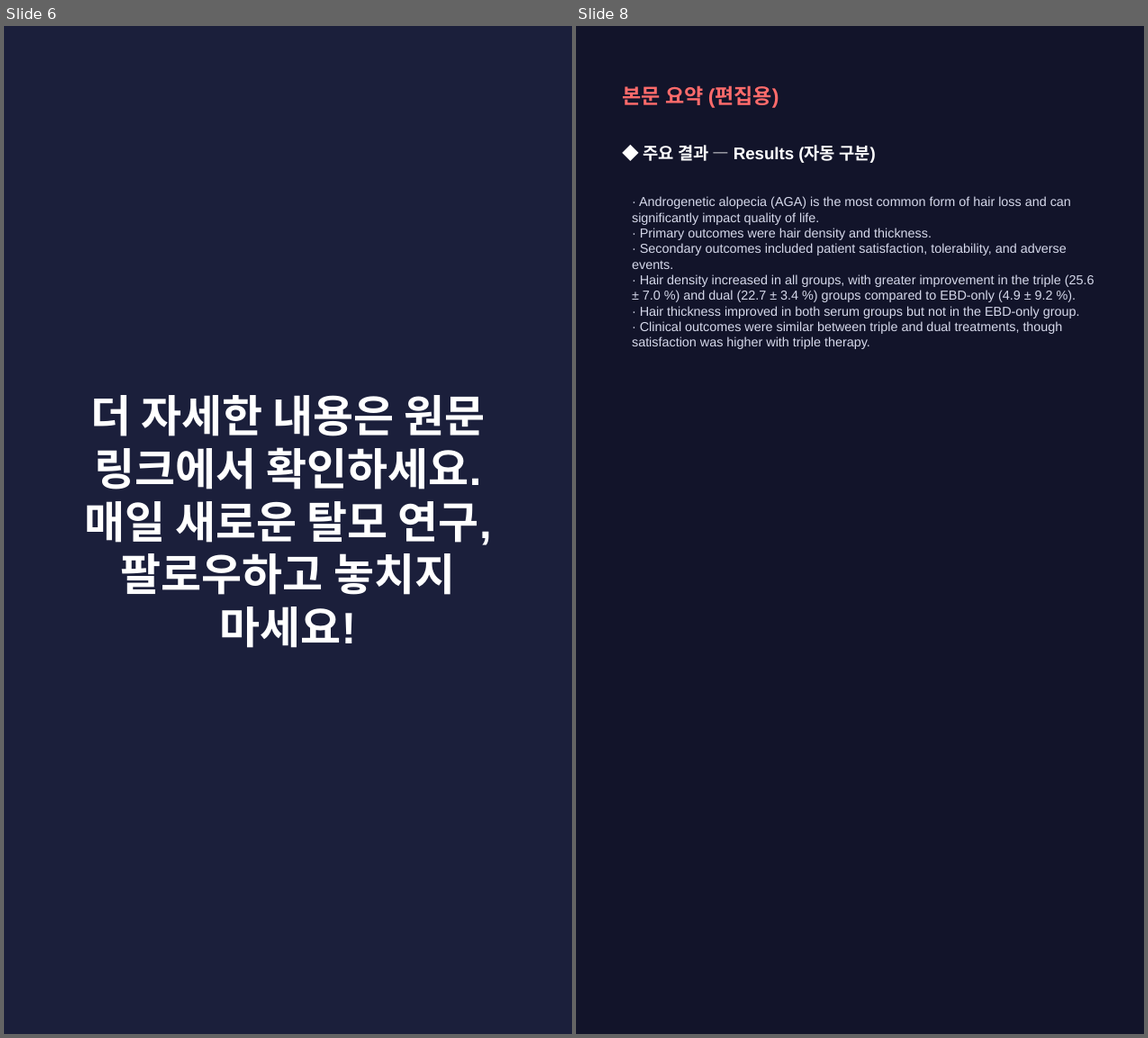
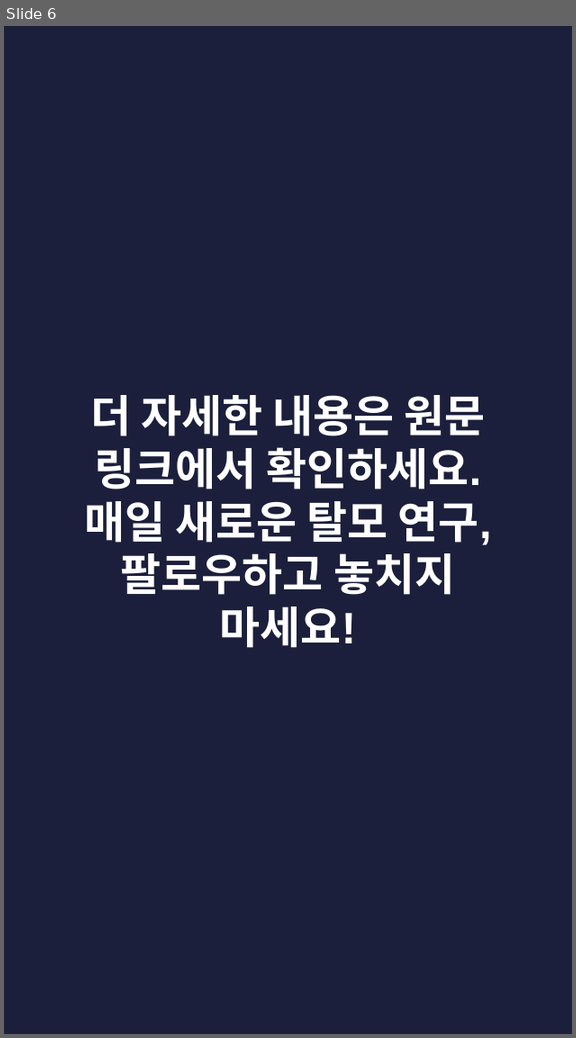
Before and after one commit to hyokang2010-BJ-ANTH/product-builder-test, a slide deck: pwa/data/latest/slides.pptx. Shown side by side, each under a label of ours: slides 6 and 8 before the commit, slide 6 after it; the slides between them are not shown. The pictures are 1148x1038 and 576x1038 pixels, drawn with LibreOffice and Linux fonts; fonts in the diff are those of the drawing. Boxes give left, top, right and bottom in pixels: in the first picture for what was removed or moved away, otherwise in the second. Text is boxed around its words. In the diff, an @@ line names an element or a change of style, - is before the commit and + after.

```diff
--- a/pwa/data/latest/slides.pptx
+++ b/pwa/data/latest/slides.pptx
@@ slide 8 removed at (576,26,1144,1034), background #12142A @@
@@ text removed at (623,85,779,108) @@
-본문 요약 (편집용)
@@ text removed at (644,145,876,163) @@
-◆ 주요 결과 — Results (자동 구분)
@@ text removed at (632,196,1094,349) @@
-· Androgenetic alopecia (AGA) is the most common form of hair loss and can significantly impact quality of life.
-· Primary outcomes were hair density and thickness.
-· Secondary outcomes included patient satisfaction, tolerability, and adverse events.
-· Hair density increased in all groups, with greater improvement in the triple (25.6 ± 7.0 %) and dual (22.7 ± 3.4 %) groups compared to EBD-only (4.9 ± 9.2 %).
-· Hair thickness improved in both serum groups but not in the EBD-only group.
-· Clinical outcomes were similar between triple and dual treatments, though satisfaction was higher with triple therapy.
```
Also in this commit, not shown: 3 slides changed, 5 slides added, 3 other slides removed, 26 other files.
